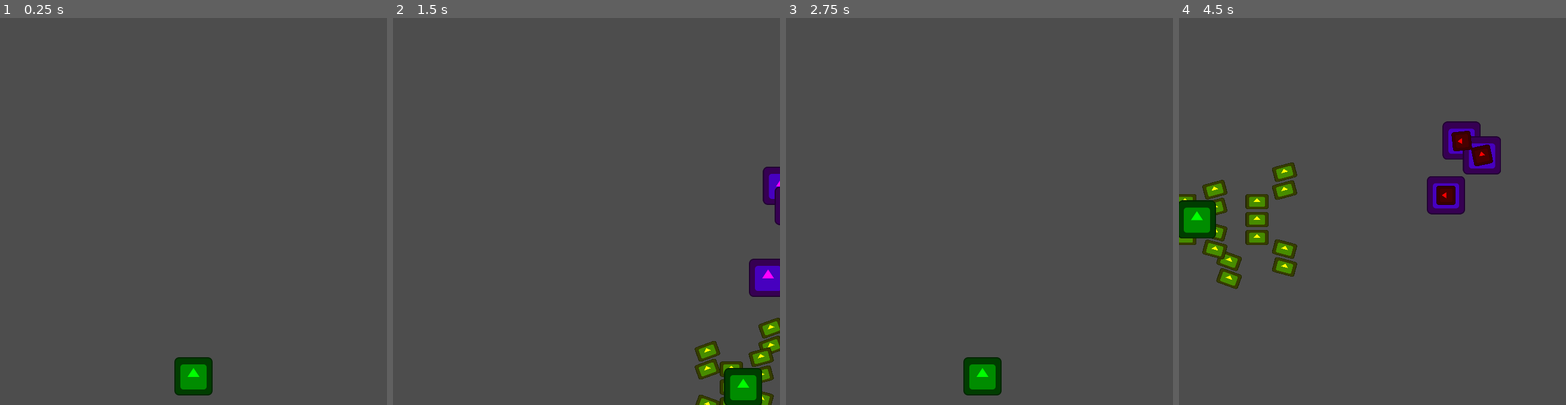
Above: before the commit, frames 1-4 (left to right).
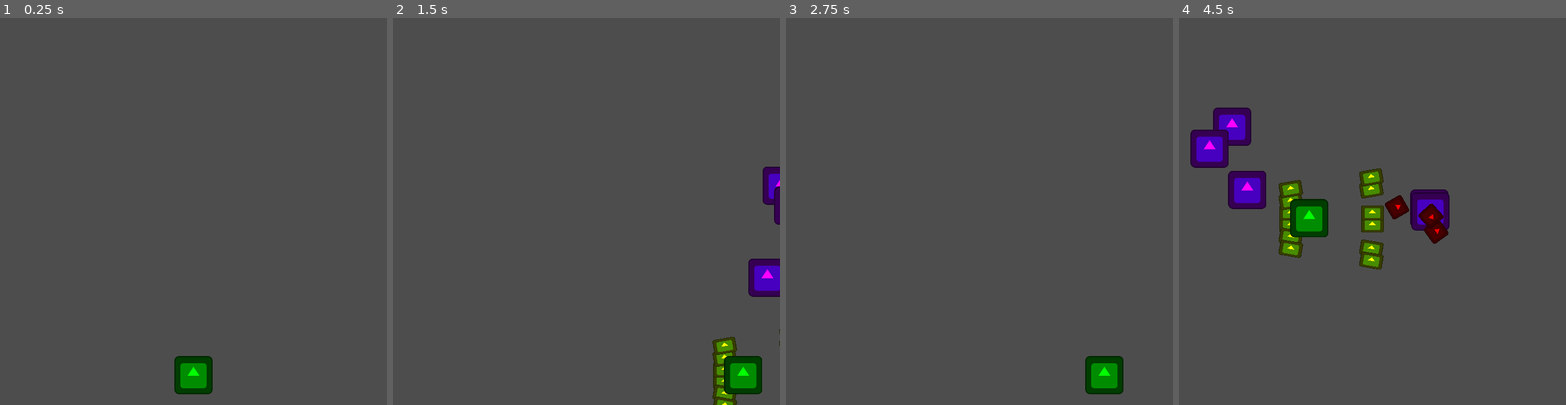
Above: after the commit, the same moments.

Repository: Zeroeth-0/Gatogun
Game: Godot game, scene res://scenes/levels/world.tscn
Same seed, same stepped clock (60 frames per second), same inputs: the game is played once before the commit and once after it. The engine's default icon, where the game draws it, is replaced by a stand-in: a white triangle on a blue panel in a dark square.
Inputs:
- Up to frame 1 (0.25 s): no input
- Up to frame 2 (1.5 s): tap Enter at 0.5 s; hold Right (RIGHT) 0.53-1.28 s; tap C (A) at 0.6, 1.35 s; hold Down (DOWN) from 1.28 s (still down)
- Up to frame 3 (2.75 s): release Down (DOWN) at 2.03 s; hold Right (RIGHT) from 2.03 s (still down); tap X (B) at 2.1 s; tap C (A) at 2.3 s
- Up to frame 4 (4.5 s): release Right (RIGHT) at 2.78 s; hold Up (UP) 2.78-3.53 s; tap S (X) at 2.85 s; tap C (A) at 3.05, 3.8, 4.35 s; hold Left (LEFT) from 3.53 s (still down); tap Z (Y) at 3.6 s

The runs differ from the first frame. In frame 1, 0.1% of the frame differs, in the area x 45-55%, y 87-98%; in frame 2, 2.7%; in frame 3, 1.9%; in frame 4, 12%, in the area x 0-84%, y 23-71%.

Commit message:
Framerate adjustment

Diff:
--- a/project.godot
+++ b/project.godot
@@ -12,8 +12,8 @@
 
 config/name="Gatodius"
 run/main_scene="res://scenes/levels/world.tscn"
-config/features=PackedStringArray("4.1", "GL Compatibility")
-run/max_fps=120
+config/features=PackedStringArray("4.2", "GL Compatibility")
+run/max_fps=240
 config/icon="res://icon.svg"
 
 [autoload]
@@ -21,6 +21,10 @@
 INPUT="*res://utils/InputManager.gd"
 GETPLAYER="*res://utils/GetPlayer.gd"
 SCROLL="*res://utils/ScrollManager.gd"
+
+[debug]
+
+settings/stdout/print_fps=true
 
 [display]
 
@@ -98,7 +102,12 @@
 ]
 }
 
+[physics]
+
+common/physics_ticks_per_second=240
+
 [rendering]
 
 renderer/rendering_method="gl_compatibility"
 renderer/rendering_method.mobile="gl_compatibility"
+anti_aliasing/screen_space_roughness_limiter/enabled=false
--- a/scenes/levels/world.tscn
+++ b/scenes/levels/world.tscn
@@ -117,6 +117,4 @@
 [node name="Playzone" parent="." instance=ExtResource("4_hkylk")]
 
 [node name="CatPlayer" parent="." instance=ExtResource("4_nvx4x")]
-position = Vector2(324, 600)
-speed = 300
-screenMargin = 30
+position = Vector2(324, 599)
--- a/scenes/player/cat_player.tscn
+++ b/scenes/player/cat_player.tscn
@@ -2,14 +2,14 @@
 
 [ext_resource type="Script" path="res://source/player/catplayer.gd" id="1_7pfs0"]
 [ext_resource type="Texture2D" uid="uid://cuojt0mdh67vh" path="res://icon.svg" id="2_86ini"]
-[ext_resource type="PackedScene" uid="uid://cjhkionj3a6h3" path="res://scenes/weapons/player/heavy_weapon.tscn" id="3_3wa3g"]
+[ext_resource type="PackedScene" uid="uid://b20svaskudtin" path="res://scenes/weapons/player/normal_weapon.tscn" id="3_wbl4e"]
 
 [sub_resource type="RectangleShape2D" id="RectangleShape2D_klkvo"]
 
 [node name="CatPlayer" type="CharacterBody2D" groups=["Player"]]
 z_index = 2
 script = ExtResource("1_7pfs0")
-speed = 200
+speed = 300
 screenMargin = 50
 
 [node name="Icon" type="Sprite2D" parent="."]
@@ -38,7 +38,8 @@
 shape = SubResource("RectangleShape2D_klkvo")
 debug_color = Color(0, 1, 0, 0.419608)
 
-[node name="Weapon" parent="." instance=ExtResource("3_3wa3g")]
+[node name="Weapon" parent="." instance=ExtResource("3_wbl4e")]
+position = Vector2(-1, 1)
 
 [connection signal="area_entered" from="Hurtbox" to="." method="_on_hurtbox_area_entered"]
 [connection signal="area_exited" from="Hurtbox" to="." method="_on_hurtbox_area_exited"]
--- a/source/bullets/bullet.gd
+++ b/source/bullets/bullet.gd
@@ -51,7 +51,7 @@
 	sndNewSpeed = newSndNewSpeed
 	sndStartTime = newSndStartTime
 
-func _physics_process(delta: float) -> void:
+func _process(delta: float) -> void:
 	elapsedTime += delta
 
 	if !grav: velocity = direction * speed
--- a/source/player/catplayer.gd
+++ b/source/player/catplayer.gd
@@ -5,7 +5,7 @@
 @export var screenMargin: int
 var direction: Vector2 = Vector2.UP
 
-func _physics_process(_delta):
+func _process(_delta):
 	movement()
 	screen_clamp(get_viewport().get_visible_rect().size)
 	speed = 200 if INPUT.fireHold else 350
--- a/source/weapons/emitter.gd
+++ b/source/weapons/emitter.gd
@@ -90,7 +90,7 @@
 	rank_adj()
 	shoot()
 
-func _physics_process(delta):
+func _process(delta):
 	if "canShoot" in get_parent(): canShoot = get_parent().canShoot
 	if not stop_rotation:
 		rotation_degrees += rotationSpeed * delta * rotation_direction
--- a/utils/InputManager.gd
+++ b/utils/InputManager.gd
@@ -24,7 +24,7 @@
 # List of pressed buttons in order
 var buttonOrder: Array = []
 
-func _physics_process(delta):
+func _process(delta):
 	d_pad()
 	action_input(delta)
 
